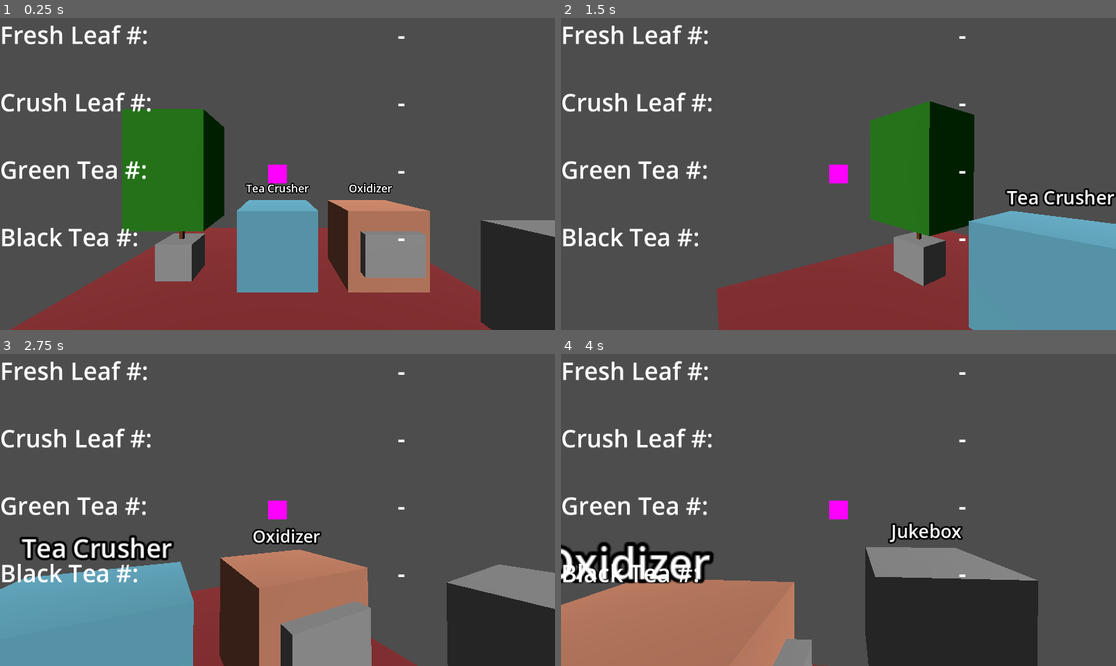
Above: before the commit, frames 1-4 (two rows, left to right).
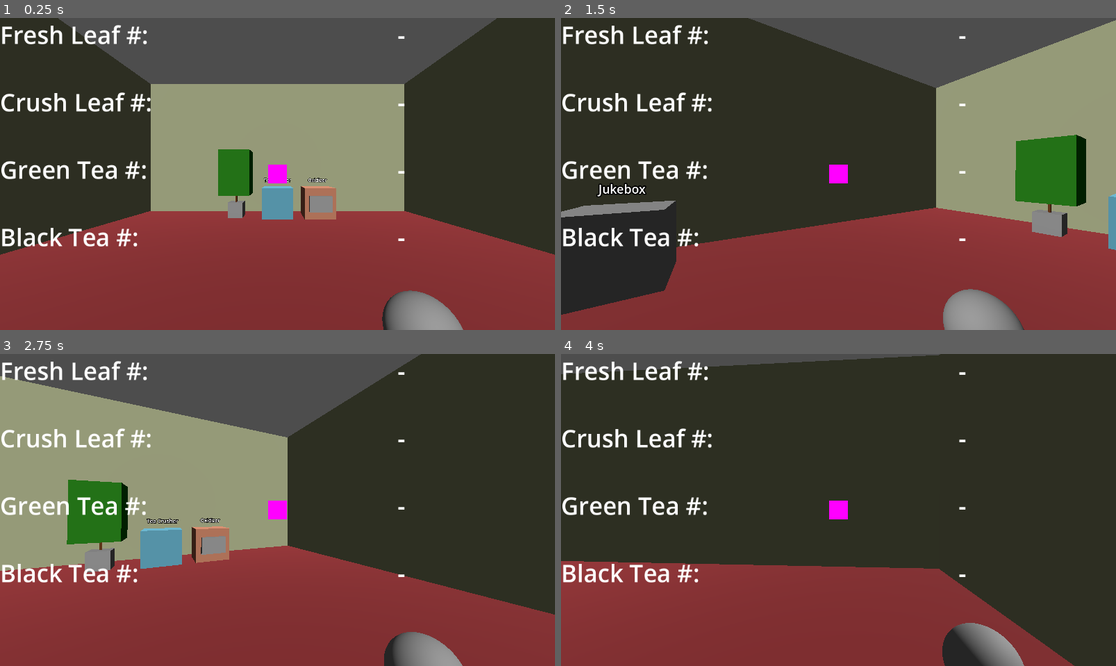
Above: after the commit, the same moments.

Repository: danipurdes/TeaShop
Game: Godot game, scene res://teatree.tscn
Two runs of this game, one before a commit and one after it. Both use one fixed random seed, a clock stepped at 60 frames per second and the inputs below. Sound files missing from this copy of the repository are replaced by a short silence.
Inputs (mouse positions are in pixels of both pictures, inside the frame that each line leads up to):
- Up to frame 1 (0.25 s): no input
- Up to frame 2 (1.5 s): tap Enter at 0.5 s; move the mouse to (866, 174) at 0.52 s; hold W (walk_forward) from 0.53 s (still down); click (866, 174) at 0.6 s; move the mouse to (810, 174) at 1.27 s; click (810, 174) at 1.35 s
- Up to frame 3 (2.75 s): keep holding W (walk_forward); move the mouse to (288, 503) at 2.02 s; click (288, 503) at 2.1 s
- Up to frame 4 (4 s): keep holding W (walk_forward); move the mouse to (832, 516) at 2.77 s; click (832, 516) at 2.85 s; move the mouse to (877, 513) at 3.52 s; click (877, 513) at 3.6 s

The runs differ from the first frame. In frame 1, 72% of the frame differs, in the area x 0-100%, y 0-100%; in frame 2, 81%; in frame 3, 85%; in frame 4, 93%.
Error after the commit: Attempt to call function 'project_ray_origin' in base 'null instance' on a null instance. (res://Player.gd:14)

Commit message:
Demo level improvements

Diff:
--- a/teatree.tscn
+++ b/teatree.tscn
@@ -19,8 +19,15 @@
 
 [sub_resource type="QuadMesh" id="QuadMesh_pamd4"]
 material = SubResource("StandardMaterial3D_nqid7")
-size = Vector2(5, 5)
+size = Vector2(10, 10)
 orientation = 1
+
+[sub_resource type="StandardMaterial3D" id="StandardMaterial3D_phl1b"]
+albedo_color = Color(0.631373, 0.65098, 0.505882, 1)
+
+[sub_resource type="QuadMesh" id="QuadMesh_h7fqm"]
+material = SubResource("StandardMaterial3D_phl1b")
+size = Vector2(10, 5)
 
 [sub_resource type="BoxShape3D" id="BoxShape3D_fxqqb"]
 size = Vector3(1, 1.5, 1)
@@ -74,6 +81,10 @@
 ambient_light_color = Color(1, 1, 1, 1)
 
 [sub_resource type="CapsuleShape3D" id="CapsuleShape3D_lfdx5"]
+
+[sub_resource type="SphereMesh" id="SphereMesh_8knmf"]
+radius = 0.1
+height = 0.2
 
 [sub_resource type="BoxShape3D" id="BoxShape3D_idfoq"]
 
@@ -163,11 +174,30 @@
 [node name="Sun" type="DirectionalLight3D" parent="."]
 transform = Transform3D(1, 0, 0, 0, 0.742981, 0.669312, 0, -0.669312, 0.742981, 0, 5.34098, 0)
 
-[node name="Floor" type="MeshInstance3D" parent="."]
+[node name="StaticEnvironment" type="Node3D" parent="."]
+
+[node name="Floor" type="MeshInstance3D" parent="StaticEnvironment"]
 mesh = SubResource("QuadMesh_pamd4")
+skeleton = NodePath("../..")
+
+[node name="Wall_0" type="MeshInstance3D" parent="StaticEnvironment"]
+transform = Transform3D(1, 0, 0, 0, 1, 0, 0, 0, 1, 0, 2.49967, -5)
+mesh = SubResource("QuadMesh_h7fqm")
+
+[node name="Wall_1" type="MeshInstance3D" parent="StaticEnvironment"]
+transform = Transform3D(1, 0, 0, 0, -1, 8.74228e-08, 0, -8.74228e-08, -1, 0, 2.49967, 5)
+mesh = SubResource("QuadMesh_h7fqm")
+
+[node name="Wall_2" type="MeshInstance3D" parent="StaticEnvironment"]
+transform = Transform3D(-4.37114e-08, -8.74228e-08, -1, 0, -1, 8.74228e-08, -1, 3.82137e-15, 4.37114e-08, 5, 2.49967, 0)
+mesh = SubResource("QuadMesh_h7fqm")
+
+[node name="Wall_3" type="MeshInstance3D" parent="StaticEnvironment"]
+transform = Transform3D(1.31134e-07, 8.74228e-08, 1, 0, -1, 8.74228e-08, 1, -1.14641e-14, -1.31134e-07, -5, 2.49967, 0)
+mesh = SubResource("QuadMesh_h7fqm")
 
 [node name="TeaTree_0" type="Area3D" parent="."]
-transform = Transform3D(1, 0, 0, 0, 1, 0, 0, 0, 1, -1.40965, 0, 0)
+transform = Transform3D(1, 0, 0, 0, 1, 0, 0, 0, 1, -1.40965, 0, -4)
 collision_layer = 3
 collision_mask = 0
 script = ExtResource("1_j6fp0")
@@ -193,6 +223,7 @@
 one_shot = true
 
 [node name="LeafCrusher_0" type="Area3D" parent="."]
+transform = Transform3D(1, 0, 0, 0, 1, 0, 0, 0, 1, 0, 0, -4)
 collision_layer = 3
 collision_mask = 0
 script = ExtResource("3_ne25g")
@@ -214,7 +245,7 @@
 one_shot = true
 
 [node name="Oxidizer_0" type="Area3D" parent="."]
-transform = Transform3D(1, 0, 0, 0, 1, 0, 0, 0, 1, 1.37145, 0, 0)
+transform = Transform3D(1, 0, 0, 0, 1, 0, 0, 0, 1, 1.37145, 0, -4)
 collision_layer = 3
 collision_mask = 0
 script = ExtResource("4_xwbqi")
@@ -252,7 +283,7 @@
 collision_mask = 3
 script = ExtResource("5_vpoxk")
 
-[node name="Camera3D" type="Camera3D" parent="Player"]
+[node name="Camera" type="Camera3D" parent="Player"]
 transform = Transform3D(1, 0, 0, 0, 1, 0, 0, 0, 1, 0, 0.454487, 0)
 environment = SubResource("Environment_ib77m")
 script = ExtResource("2_0mnq6")
@@ -260,10 +291,12 @@
 [node name="PlayerCollider" type="CollisionShape3D" parent="Player"]
 shape = SubResource("CapsuleShape3D_lfdx5")
 
-[node name="Raycaster" type="Node3D" parent="Player"]
+[node name="Hand" type="MeshInstance3D" parent="Player"]
+transform = Transform3D(1, 0, 0, 0, 1, 0, 0, 0, 1, 0.417331, 0, -0.591021)
+mesh = SubResource("SphereMesh_8knmf")
 
 [node name="Jukebox_0" type="Area3D" parent="."]
-transform = Transform3D(1, 0, 0, 0, 1, 0, 0, 0, 1, 2.5, 0, 1.5)
+transform = Transform3D(1, 0, 0, 0, 1, 0, 0, 0, 1, -3.70722, 0, 3.96591)
 collision_layer = 3
 collision_mask = 0
 script = ExtResource("7_35prk")
@@ -278,7 +311,7 @@
 skeleton = NodePath("../..")
 
 [node name="ChillHopBeatsToStudyTo" type="AudioStreamPlayer3D" parent="Jukebox_0"]
-transform = Transform3D(1, 0, 0, 0, 1, 0, 0, 0, 1, 2.48643, 0.600377, 1.76549)
+transform = Transform3D(1, 0, 0, 0, 1, 0, 0, 0, 1, 0, 0.5, 0)
 stream = ExtResource("7_46lvk")
 unit_size = 5.0
 autoplay = true
Not shown: 1 places in teatree.tscn that only renumber resources
